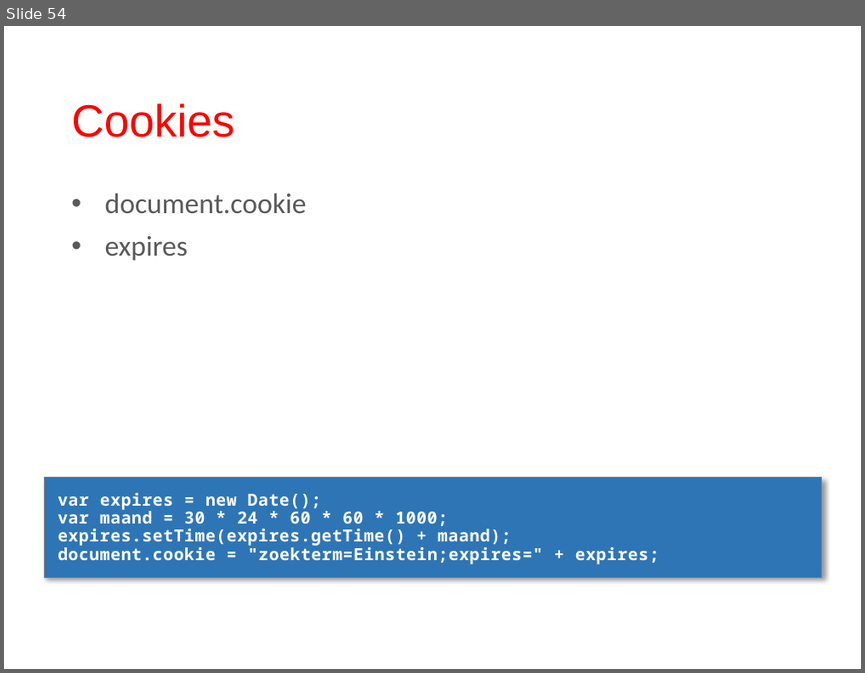
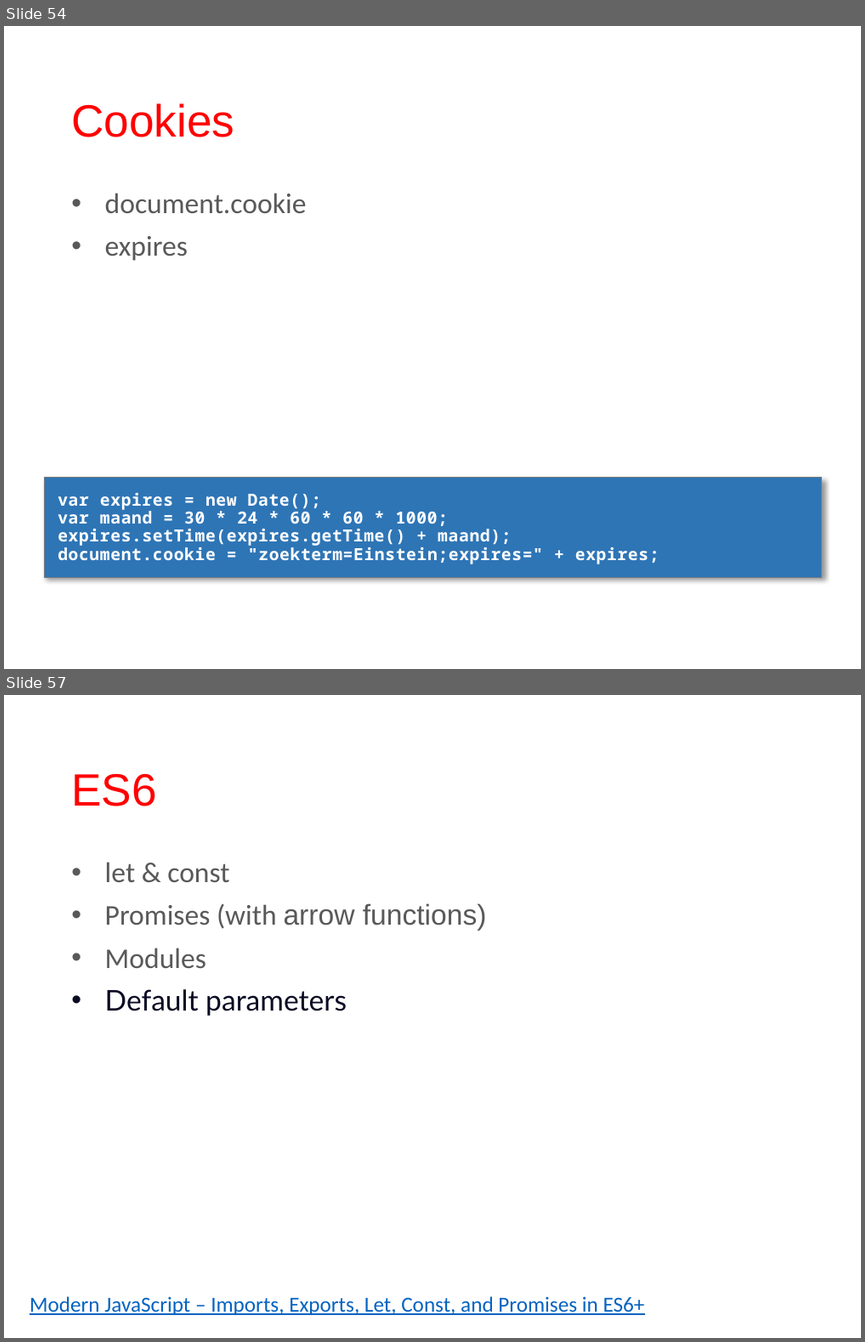
Before and after one commit to PeterAnema/javascript_fundamentals, a slide deck: slides.pptx. Shown one above the other, each under a label of ours: slide 54 before the commit, slides 54 and 57 after it; the slides between them are not shown. The pictures are 865x673 and 865x1342 pixels, drawn with LibreOffice and Linux fonts; fonts in the diff are those of the drawing; background and template pictures are left out. Boxes give left, top, right and bottom in pixels: in the first picture for what was removed or moved away, otherwise in the second. Text is boxed around its words. In the diff, an @@ line names an element or a change of style, - is before the commit and + after.

```diff
--- a/slides.pptx
+++ b/slides.pptx
@@ slide 57 added at [4, 695, 861, 1338], background #FFFFFF @@
@@ title added at [71, 774, 157, 806], 38 pt, text #FF0000 @@
+ES6
@@ text added at [105, 862, 487, 1015], 24 pt, text #595959 @@
+• let & const
+• Promises (with arrow functions)
+• Modules
+• Default parameters
@@ text added at [30, 1296, 645, 1315], 18 pt, text #0563C1, underline @@
+Modern JavaScript – Imports, Exports, Let, Const, and Promises in ES6+
```
Also in this commit, not shown: 3 other slides added.
